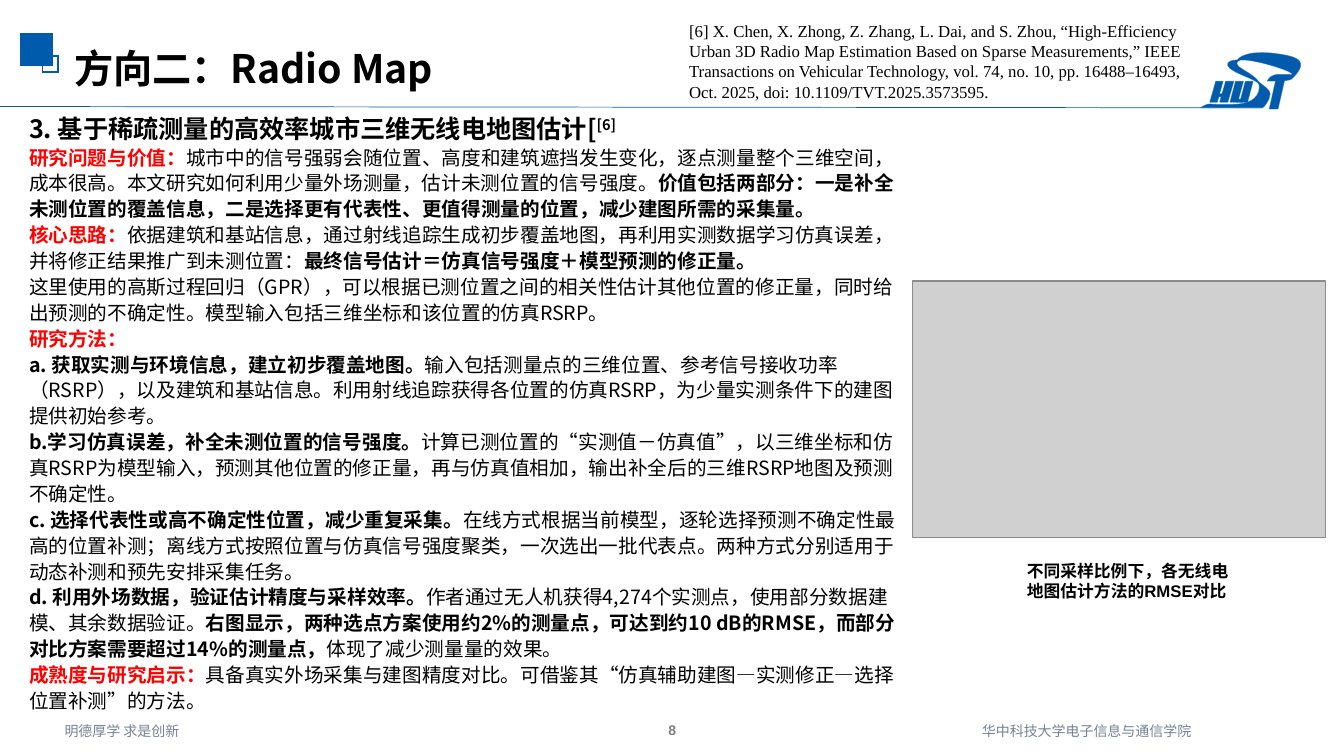
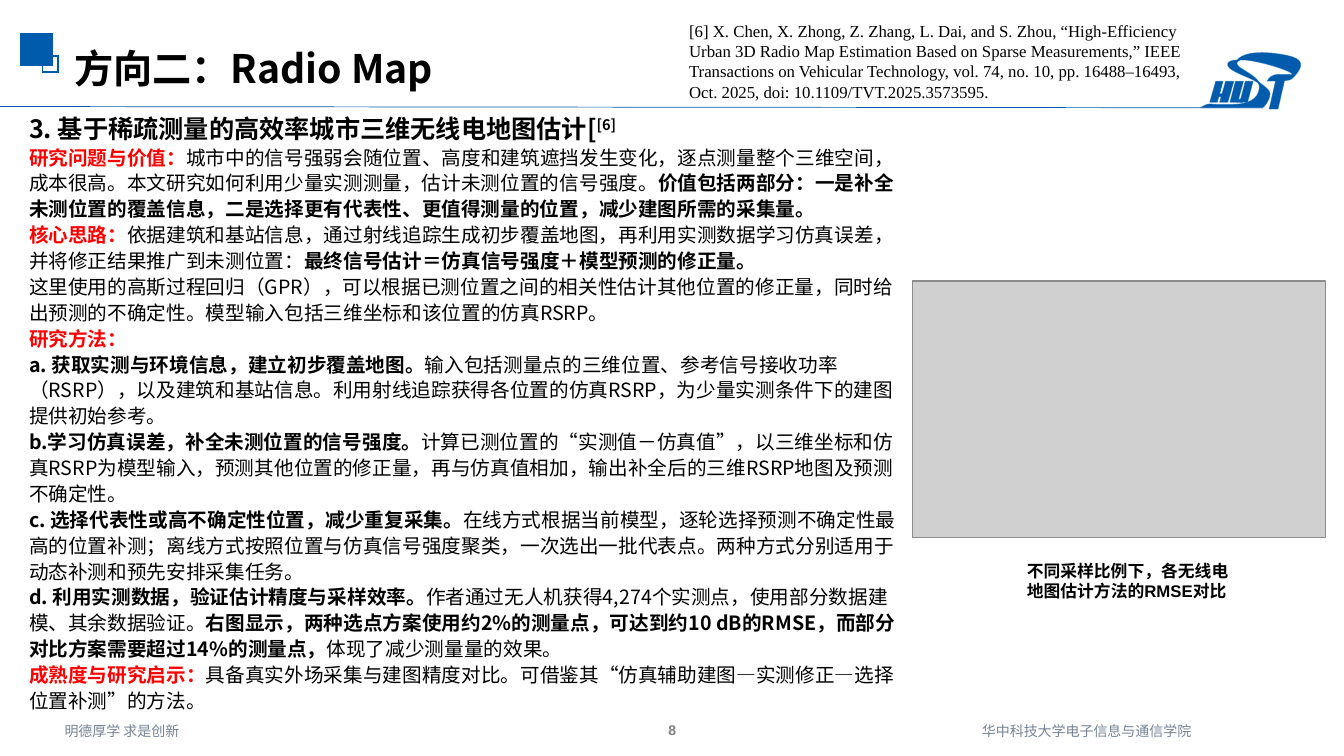
Before and after one commit to strings-pixel/self, a slide deck: slide 8 of 2026.10.16AI与通信融合研究进展调研四.pptx. Drawn at 1344x756 pixels with LibreOffice and Linux fonts; fonts in the diff are those of the drawing; grey boxes stand for pictures. Boxes give left, top, right and bottom in pixels: in the first picture for what was removed or moved away, otherwise in the second. Text is boxed around its words. In the diff, an @@ line names an element or a change of style, - is before the commit and + after.

```diff
--- a/2026.10.16AI与通信融合研究进展调研四.pptx
+++ b/2026.10.16AI与通信融合研究进展调研四.pptx
@@ text at [29,148,894,219]: text changed @@
-研究问题与价值：城市中的信号强弱会随位置、高度和建筑遮挡发生变化，逐点测量整个三维空间，成本很高。本文研究如何利用少量外场测量，估计未测位置的信号强度。价值包括两部分：一是补全未测位置的覆盖信息，二是选择更有代表性、更值得测量的位置，减少建图所需的采集量。
+研究问题与价值：城市中的信号强弱会随位置、高度和建筑遮挡发生变化，逐点测量整个三维空间，成本很高。本文研究如何利用少量实测测量，估计未测位置的信号强度。价值包括两部分：一是补全未测位置的覆盖信息，二是选择更有代表性、更值得测量的位置，减少建图所需的采集量。
@@ text at [29,587,895,659]: text changed @@
-d. 利用外场数据，验证估计精度与采样效率。作者通过无人机获得4,274个实测点，使用部分数据建模、其余数据验证。右图显示，两种选点方案使用约2%的测量点，可达到约10 dB的RMSE，而部分对比方案需要超过14%的测量点，体现了减少测量量的效果。
+d. 利用实测数据，验证估计精度与采样效率。作者通过无人机获得4,274个实测点，使用部分数据建模、其余数据验证。右图显示，两种选点方案使用约2%的测量点，可达到约10 dB的RMSE，而部分对比方案需要超过14%的测量点，体现了减少测量量的效果。
```
Also in this commit, not shown: 3 other slides changed.
